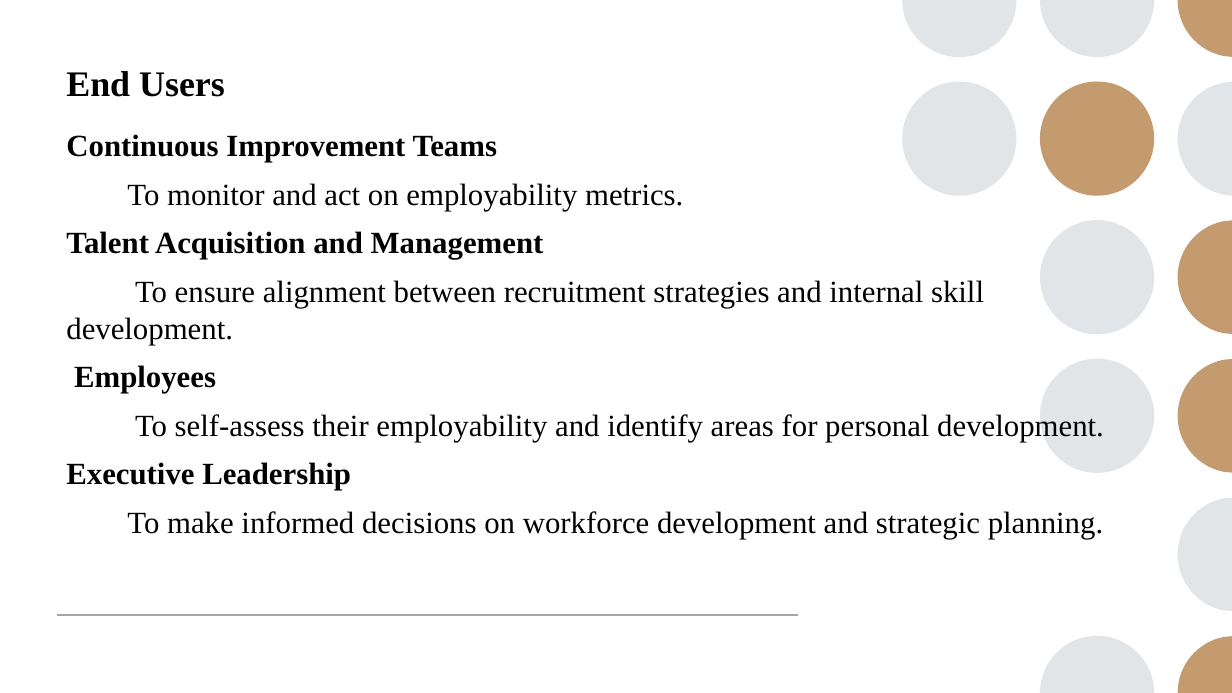
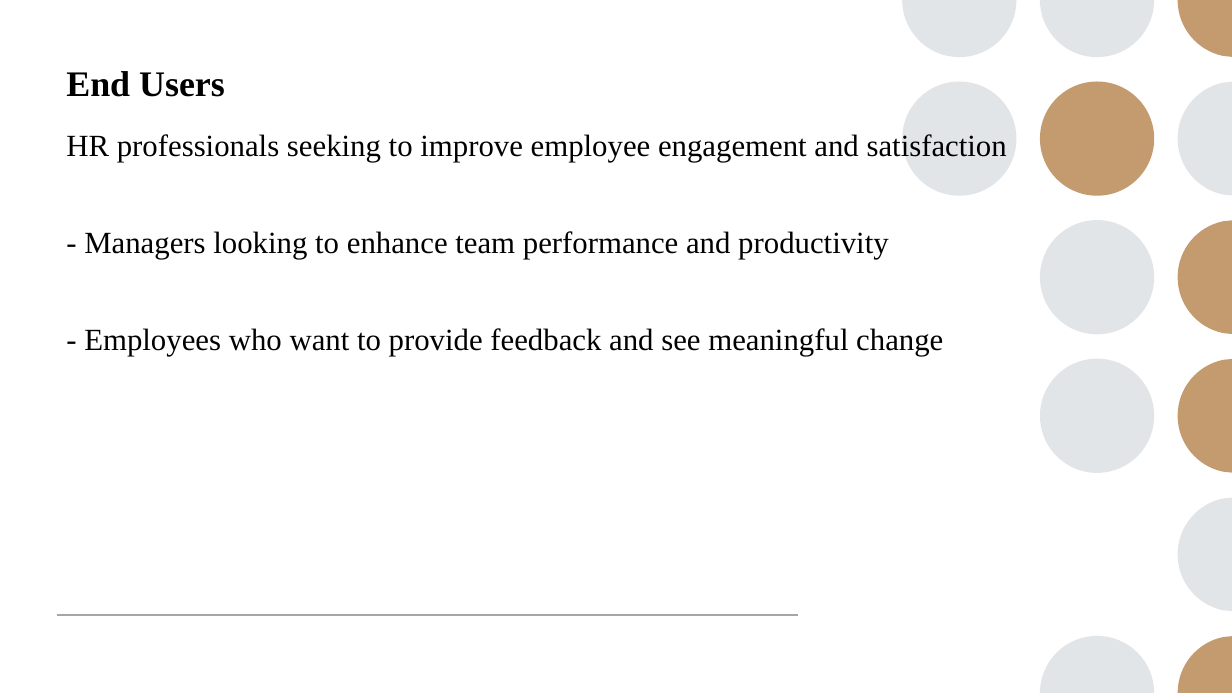
Before and after one commit to Saimeera785/TNSDC-DA-, a slide deck: slide 6 of sai meera ibm ppt.pptx. Drawn at 1232x693 pixels with LibreOffice and Linux fonts; fonts in the diff are those of the drawing. Boxes give left, top, right and bottom in pixels: in the first picture for what was removed or moved away, otherwise in the second. Text is boxed around its words. In the diff, an @@ line names an element or a change of style, - is before the commit and + after.

```diff
--- a/sai meera ibm ppt.pptx
+++ b/sai meera ibm ppt.pptx
@@ text at (66,134,1007,356): text changed @@
-Continuous Improvement Teams
-To monitor and act on employability metrics.
-Talent Acquisition and Management
-To ensure alignment between recruitment strategies and internal skill development.
-Employees
-To self-assess their employability and identify areas for personal development.
-Executive Leadership
-To make informed decisions on workforce development and strategic planning.
+HR professionals seeking to improve employee engagement and satisfaction
+- Managers looking to enhance team performance and productivity
+- Employees who want to provide feedback and see meaningful change
```
Also in this commit, not shown: 7 other slides changed, 2 slides added, 2 slides removed, 1 other file.
